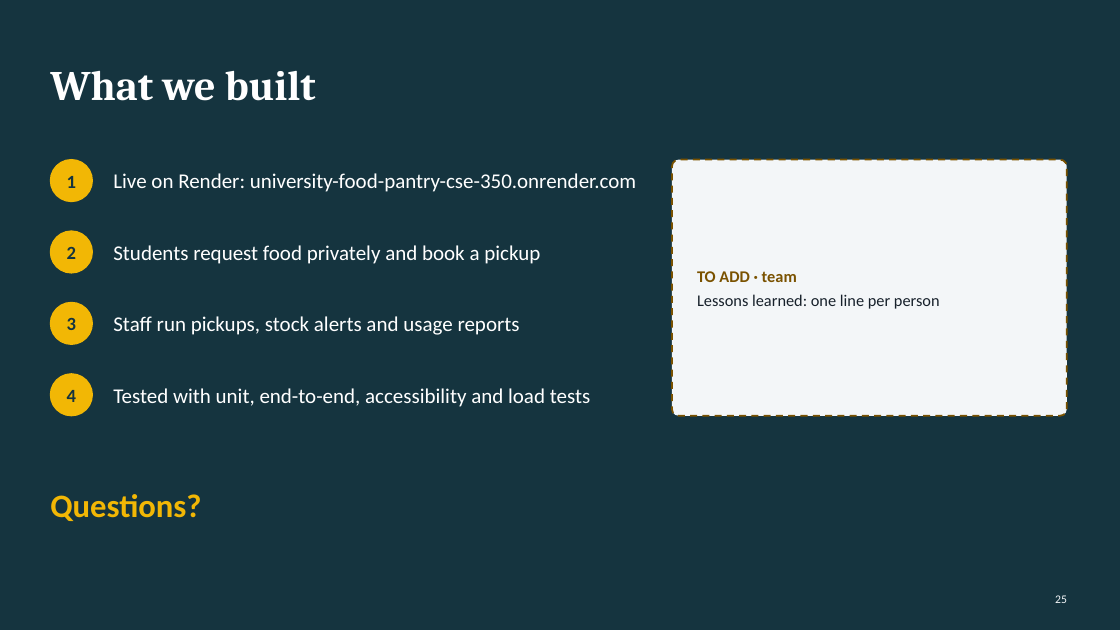
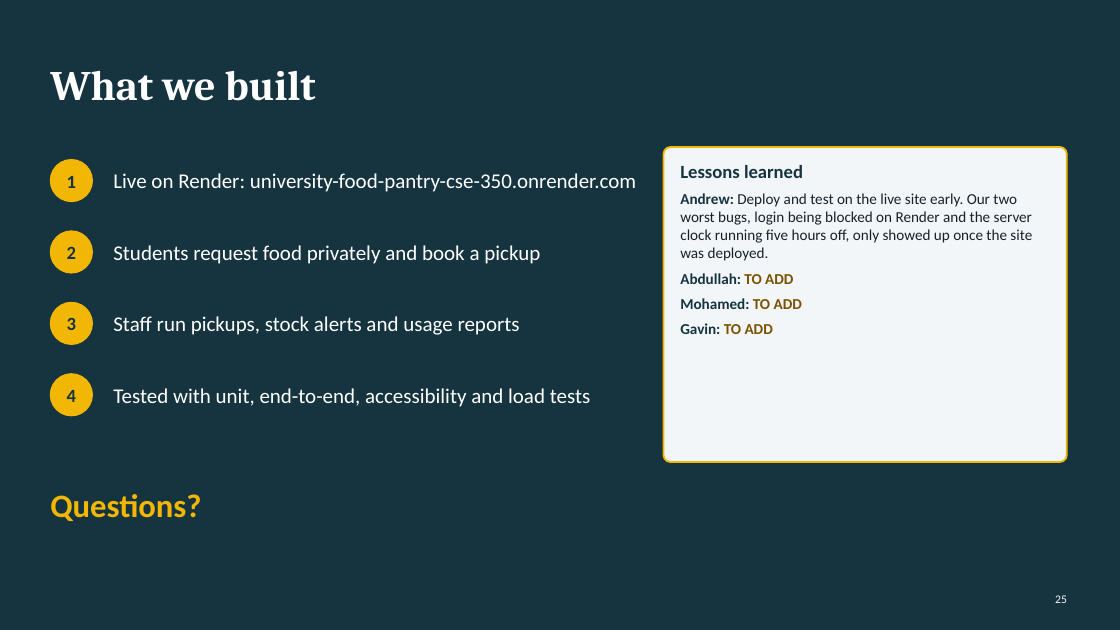
Before and after one commit to a0merr/University-Food-Pantry-CSE-350-, a slide deck: slide 25 of docs/presentation/CSE350_Demo_Deck_DRAFT.pptx. Drawn at 1120x630 pixels with LibreOffice and Linux fonts; fonts in the diff are those of the drawing. Boxes give left, top, right and bottom in pixels: in the first picture for what was removed or moved away, otherwise in the second. Text is boxed around its words. In the diff, an @@ line names an element or a change of style, - is before the commit and + after.

```diff
--- a/docs/presentation/CSE350_Demo_Deck_DRAFT.pptx
+++ b/docs/presentation/CSE350_Demo_Deck_DRAFT.pptx
@@ rounded rectangle resized from (x1=672, y1=160, x2=1067, y2=416) to (x1=664, y1=147, x2=1067, y2=462) @@
@@ rounded rectangle at (x1=664, y1=147, x2=1067, y2=462): outline #7A5200 1.5 pt dashed to #F2B705 1.5 pt; proportions changed @@
@@ text at (x1=680, y1=165, x2=1032, y2=334): text changed; size 14 to 13 pt @@
-TO ADD · team
-Lessons learned: one line per person
+Lessons learned
+Andrew: Deploy and test on the live site early. Our two worst bugs, login being blocked on Render and the server clock running five hours off, only showed up once the site was deployed.
+Abdullah: TO ADD
+Mohamed: TO ADD
+Gavin: TO ADD
@@ text "Lessons learned" at (x1=680, y1=165, x2=1032, y2=334): vertical alignment middle to top @@
```
Also in this commit, not shown: 2 other files.
